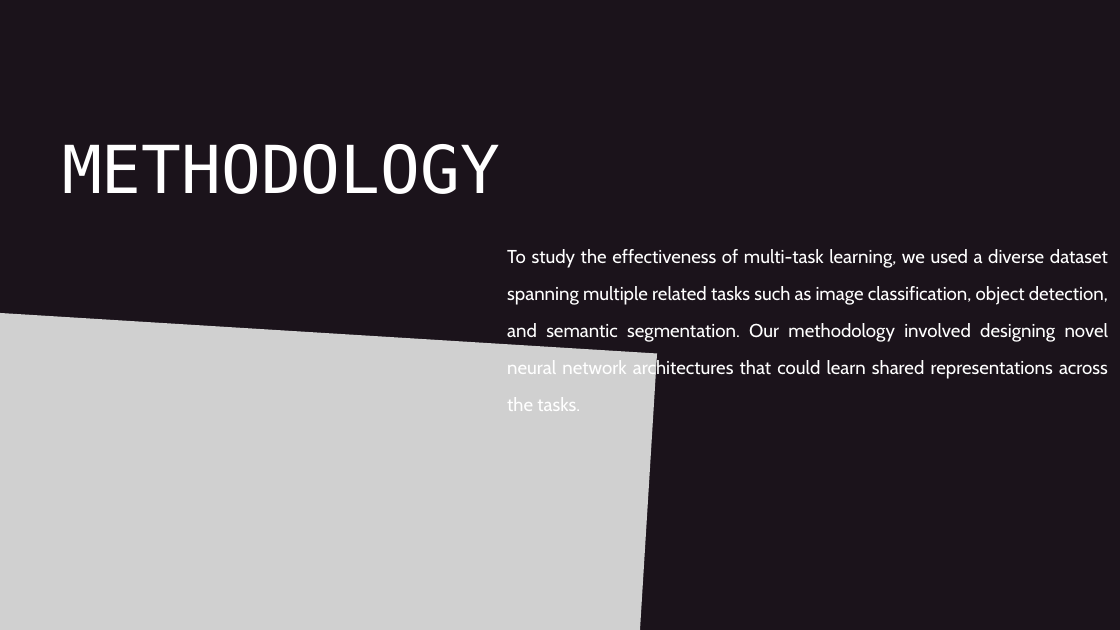
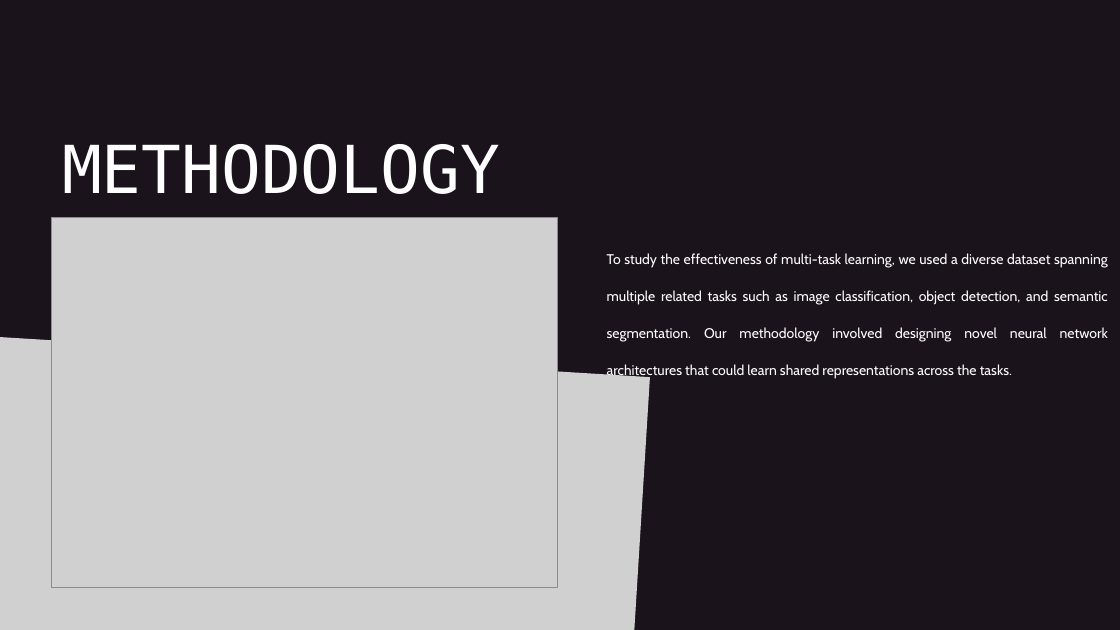
Before and after one commit to Daniyal-Haider18/Presntations, a slide deck: slide 5 of AI Presentation.pptx. Drawn at 1120x630 pixels with LibreOffice and Linux fonts; fonts in the diff are those of the drawing; grey boxes stand for pictures. Boxes give left, top, right and bottom in pixels: in the first picture for what was removed or moved away, otherwise in the second. Text is boxed around its words. In the diff, an @@ line names an element or a change of style, - is before the commit and + after.

```diff
--- a/AI Presentation.pptx
+++ b/AI Presentation.pptx
@@ picture added at box(52, 217, 557, 587) @@
@@ text "To study the effectiveness of ...": place and size @@
-text "To study the effectiveness of ..." at box(507, 249, 1109, 411)
+text "To study the effectiveness of ..." at box(607, 253, 1108, 379)
@@ text "To study the effectiveness of ..." at box(607, 253, 1108, 379): size 24 to 18 pt @@
@@ picture: place and size @@
-picture at box(0, 301, 657, 630)
+picture at box(0, 325, 650, 630)
```
Also in this commit, not shown: 1 other slide changed.
